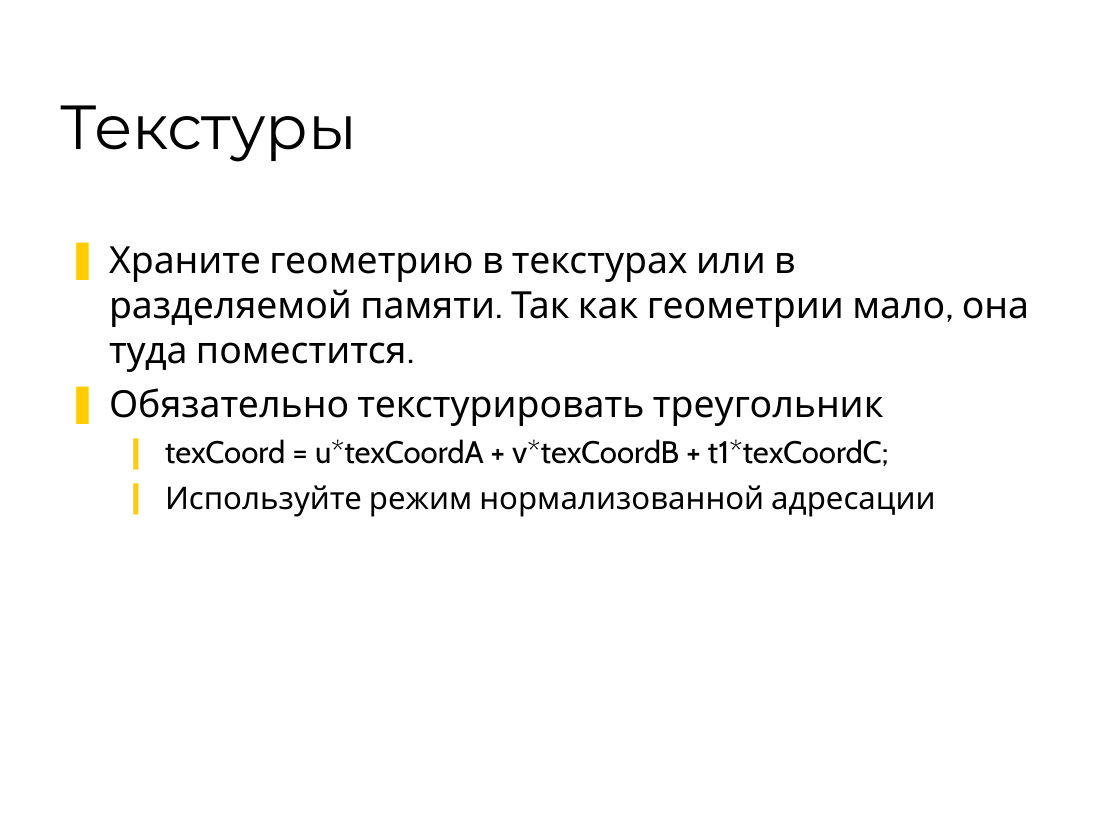
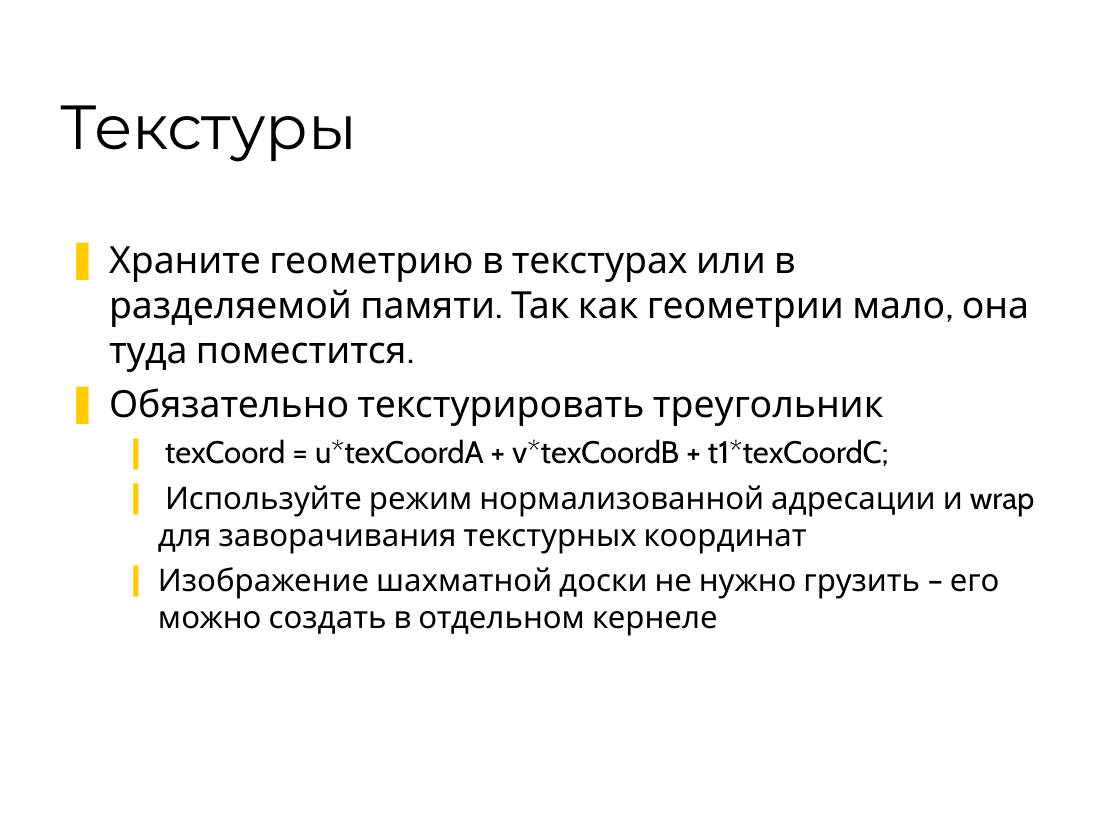
Before and after one commit to 7633/msu-cuda-course, a slide deck: slide 14 of Assignments/3/Assignment - 3.ppt (slide 13 before the commit). Drawn at 1120x840 pixels with LibreOffice and Linux fonts; fonts in the diff are those of the drawing; background and template pictures are left out. Boxes give left, top, right and bottom in pixels: in the first picture for what was removed or moved away, otherwise in the second. Text is boxed around its words. In the diff, an @@ line names an element or a change of style, - is before the commit and + after.

Commit message:
[~] edit

```diff
--- a/Assignments/3/Assignment - 3.ppt
+++ b/Assignments/3/Assignment - 3.ppt
@@ text at (158, 485, 1035, 636): text changed @@
-  ❙ Используйте режим нормализованной адресации
+  ❙ Используйте режим нормализованной адресации и wrap для заворачивания текстурных координат
+  ❙ Изображение шахматной доски не нужно грузить – его можно создать в отдельном кернеле
```
Also in this commit, not shown: 2 other slides changed, 1 slide added.
